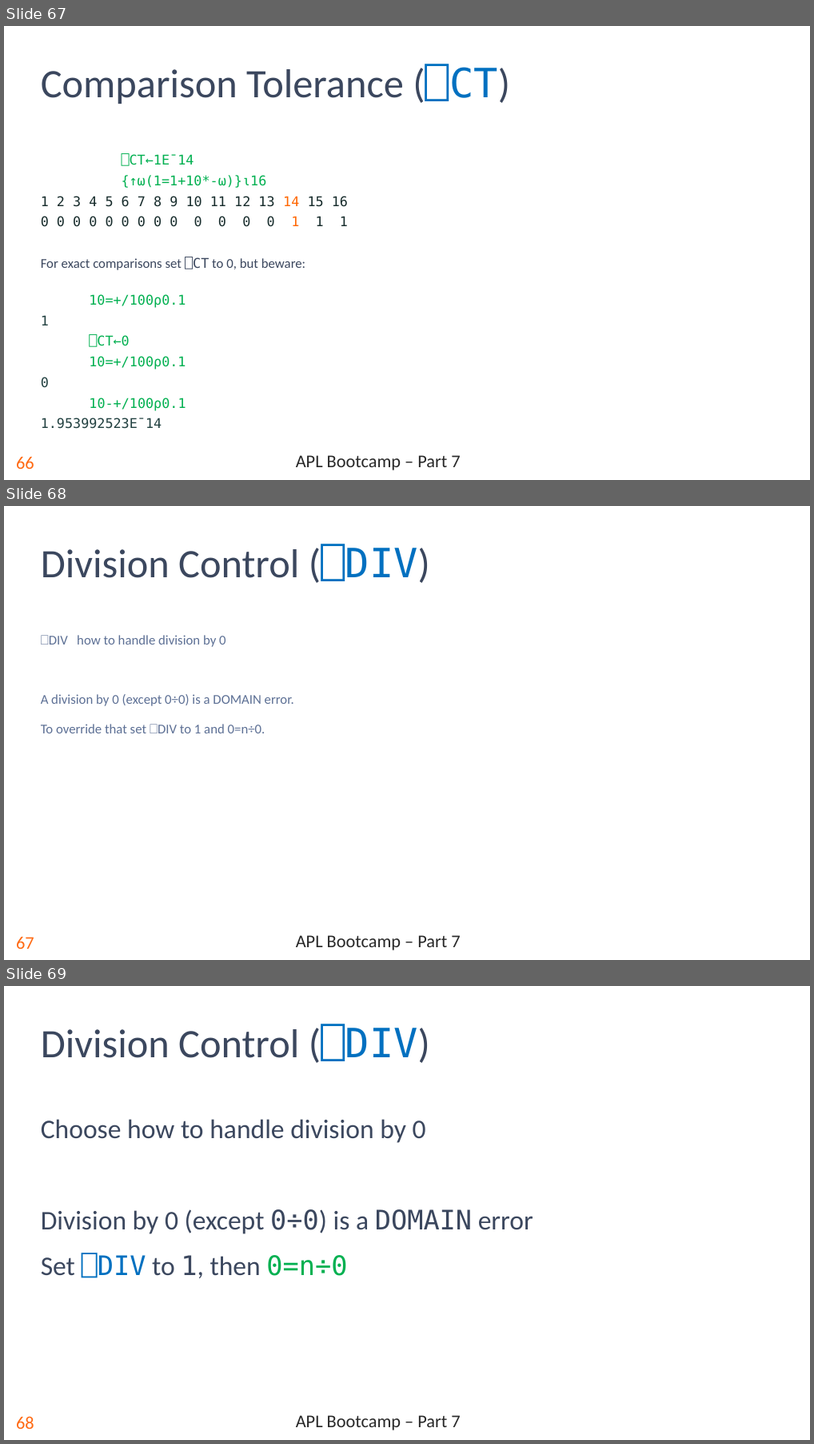
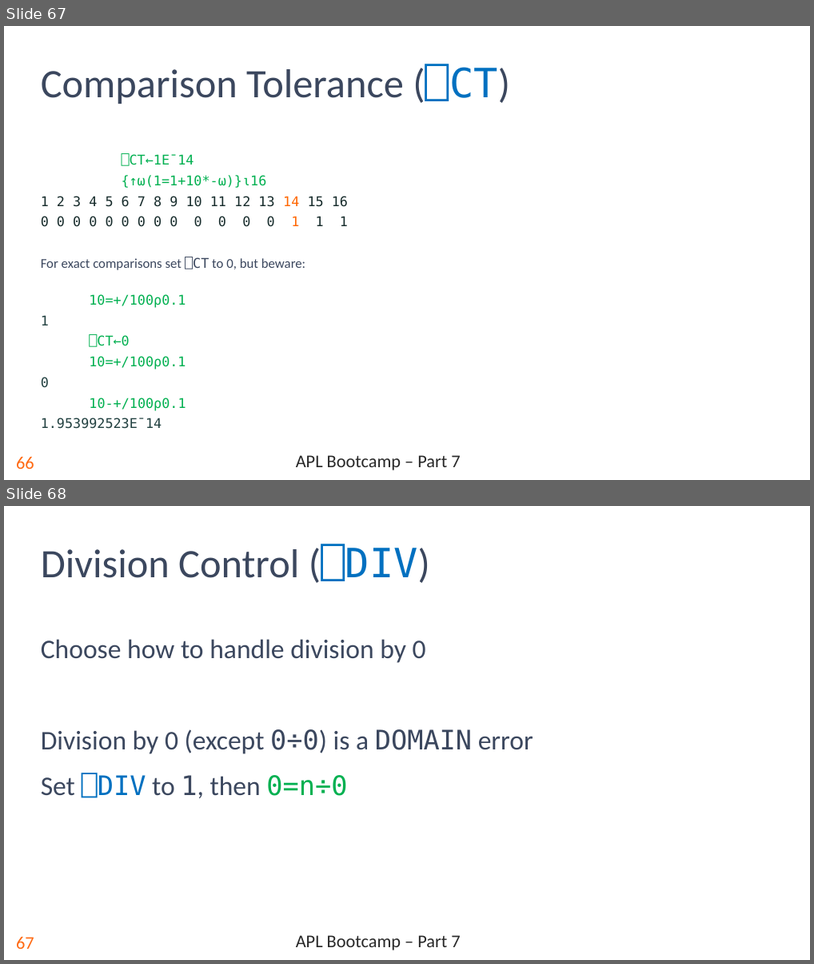
Before and after one commit to rikedyp/APLBootcamp, a slide deck: slides/APL_Bootcamp-part-7-operators-sysfns.pptx. Shown one above the other, each under a label of ours: slides 67, 68 and 69 before the commit, slides 67 and 68 after it. The pictures are 814x1444 and 814x964 pixels, drawn with LibreOffice and Linux fonts; fonts in the diff are those of the drawing; background and template pictures are left out. Boxes give left, top, right and bottom in pixels: in the first picture for what was removed or moved away, otherwise in the second. Text is boxed around its words. In the diff, an @@ line names an element or a change of style, - is before the commit and + after.

Commit message:
update slides

```diff
--- a/slides/APL_Bootcamp-part-7-operators-sysfns.pptx
+++ b/slides/APL_Bootcamp-part-7-operators-sysfns.pptx
@@ slide 68 removed at box(4, 506, 810, 960), background #FFFFFF; not listed: 2 template elements that a slide beside it also shows @@
@@ title removed at box(41, 544, 430, 583) @@
-Division Control (⎕DIV)
@@ text removed at box(41, 635, 294, 733) @@
-⎕DIV how to handle division by 0
-A division by 0 (except 0÷0) is a DOMAIN error.
-To override that set ⎕DIV to 1 and 0=n÷0.
@@ what was slide 69 is now slide 68 @@
@@ page number at box(16, 936, 34, 948): text changed @@
-68
+67
```
Also in this commit, not shown: 1 other file.
